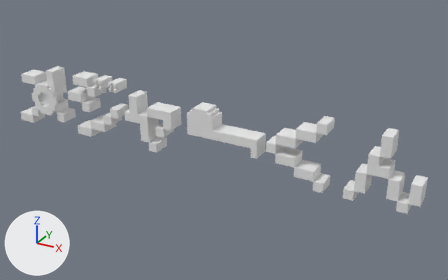
Two versions of the OBJ model Fall/Assets/Resources/Models/titleLogo-1.obj, one commit apart.
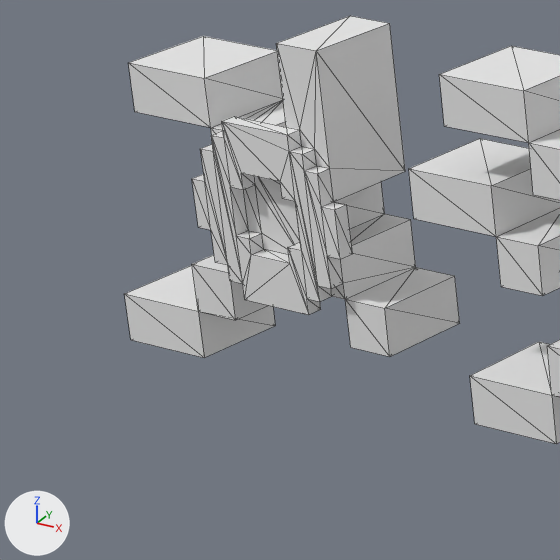
Old and new are each drawn whole from a 50 mm camera at (9.78, -20.95, 19.5) aimed at (1.17, -5.3, 11.68) and again close up on the part from 0% to 21% of the width and 23% to 56% of the height. The axes (+X, +Y, +Z) are drawn at lower left. The lights are the same throughout. The close-ups show mesh edges as thin lines. Where no turn or scale is listed for an object, it has been applied to the vertices. Vertices at the same position are counted once.

Names of what the first close-up shows: 'Untitled'.
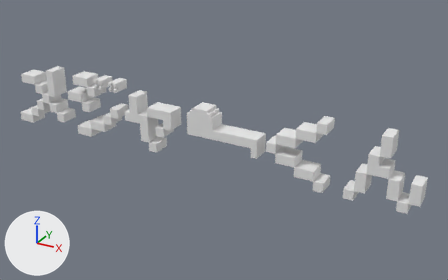
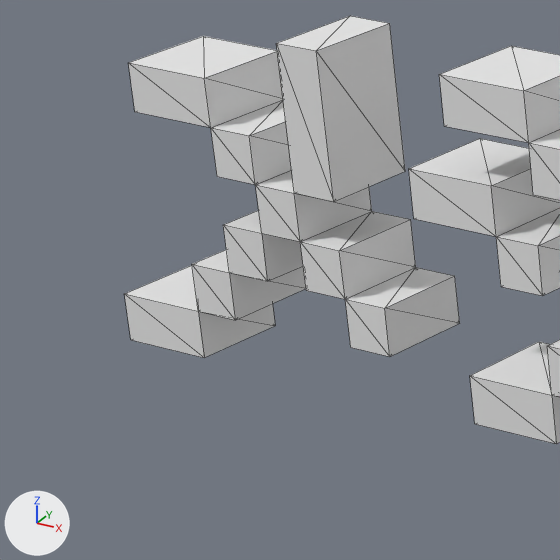
What differs and where, as boxes (x1, y1, x2, y2) in the close-ups (560 x 560 px):
part 1 of me_untitled, cut back
    before: (192, 43, 415, 315)
    after: (211, 43, 415, 299)

Patch to the scene script:
```diff
--- a/Fall/Assets/Resources/Models/titleLogo-1.obj.py
+++ b/Fall/Assets/Resources/Models/titleLogo-1.obj.py
@@ me_untitled @@
 # used by ob_untitled; location = (0.0, 0.0, 0.0)
-me_untitled.from_pydata(...)  # 455 vertices, 890 faces; spans x -7.0..7.4, y -6.0..-5.3, z 11.0..13.1
+me_untitled.from_pydata(...)  # 382 vertices, 728 faces; spans x -7.0..7.4, y -5.9..-5.3, z 11.0..13.1
+# me_untitled part 1
+# 81 vertices are removed from x -6.2..-5.1, y -6.0..-5.3, z 11.5..12.6
+# 228 faces are deleted
+# 50 new faces join them
 me_untitled.materials.append(mat_palette)
```
